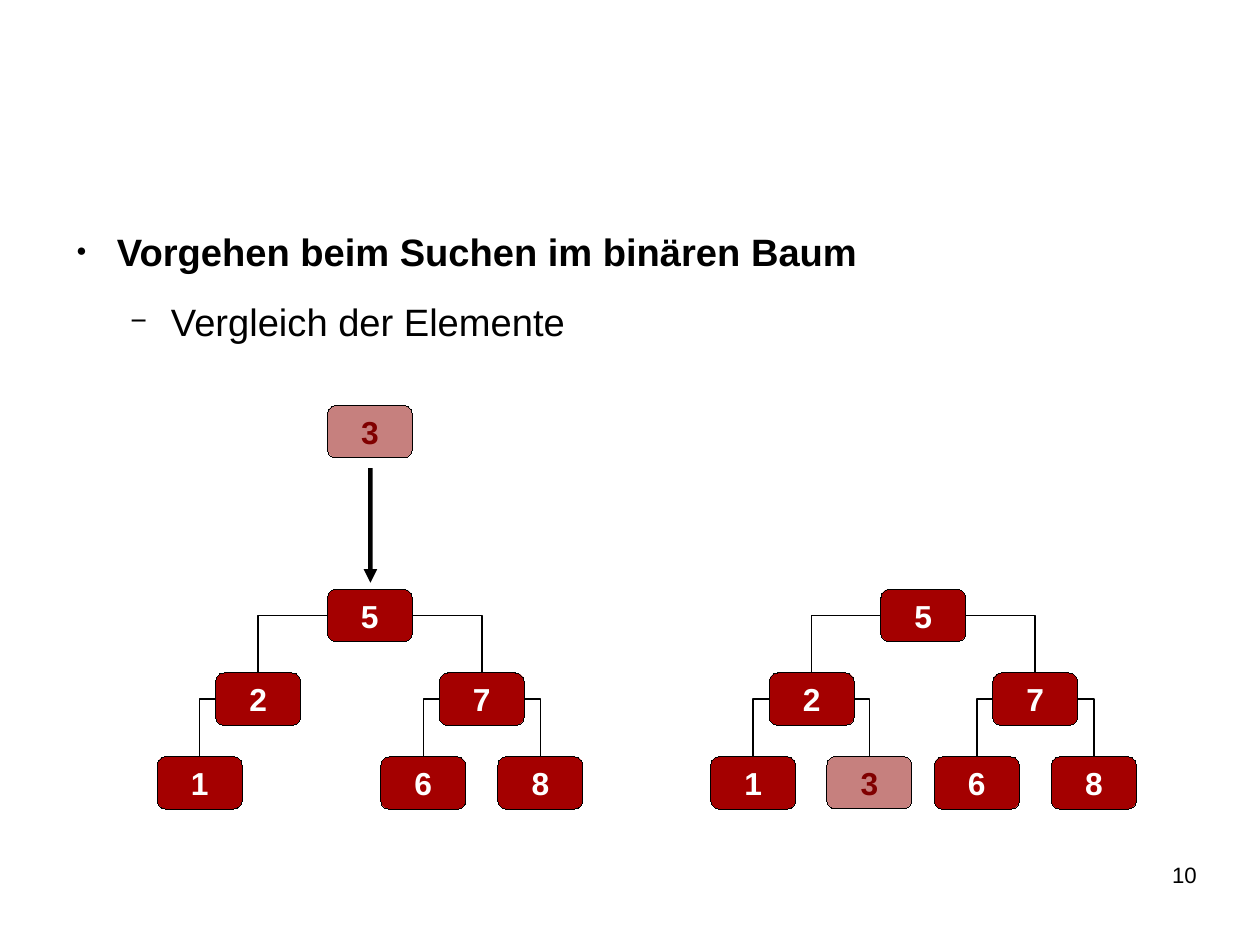
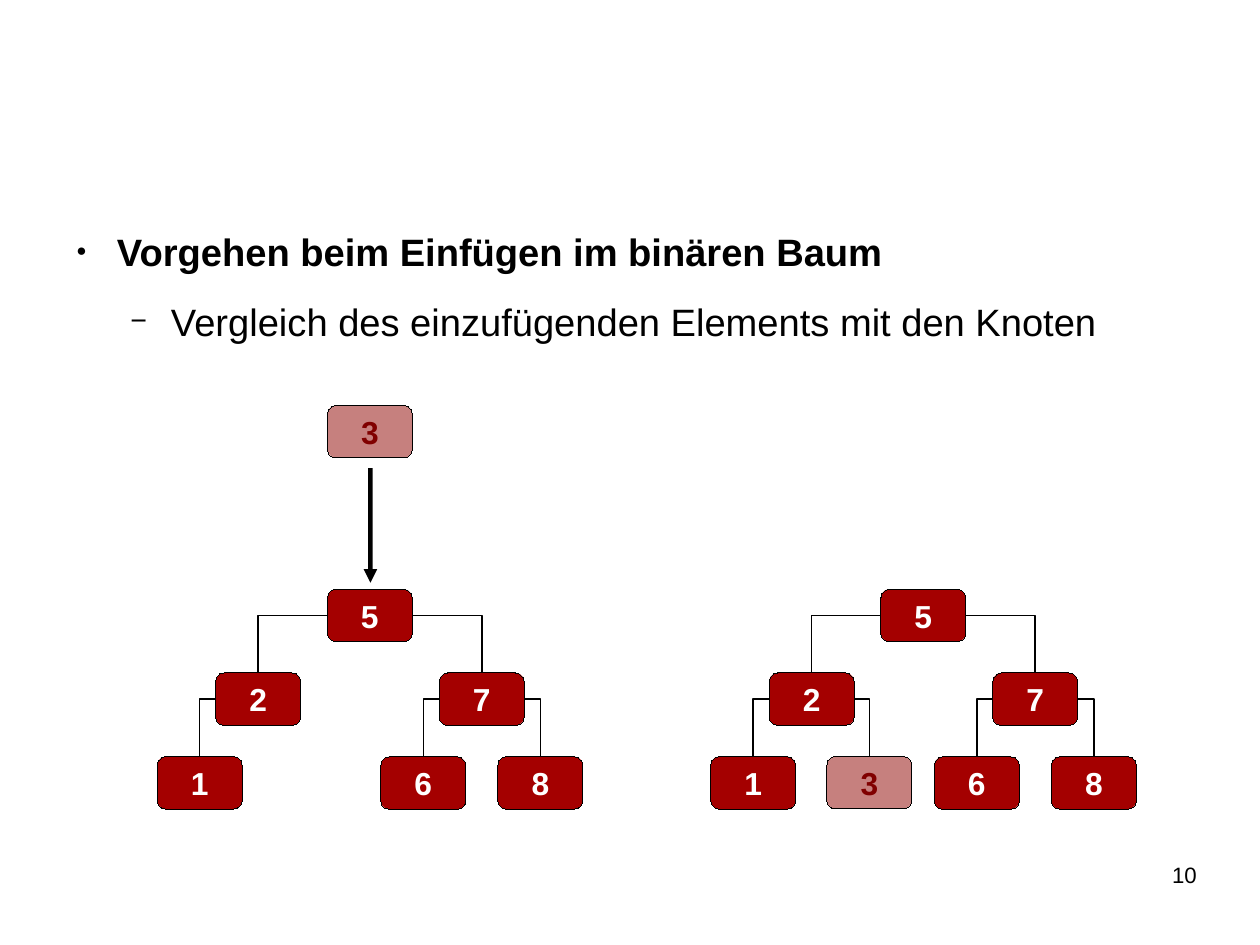
Before and after one commit to SeminararbeitCFS/main, a slide deck: slide 10 of vortrag/vortrag_CFS.odp. Drawn at 1260x945 pixels with LibreOffice and Linux fonts; fonts in the diff are those of the drawing; background and template pictures are left out. Boxes give left, top, right and bottom in pixels: in the first picture for what was removed or moved away, otherwise in the second. Text is boxed around its words. In the diff, an @@ line names an element or a change of style, - is before the commit and + after.

```diff
--- a/vortrag/vortrag_CFS.odp
+++ b/vortrag/vortrag_CFS.odp
@@ text at (x1=117, y1=238, x2=1096, y2=344): text changed; bold off @@
-● Vorgehen beim Suchen im binären Baum
-  − Vergleich der Elemente
+● Vorgehen beim Einfügen im binären Baum
+  − Vergleich des einzufügenden Elements mit den Knoten
```
Also in this commit, not shown: 2 other slides changed.
